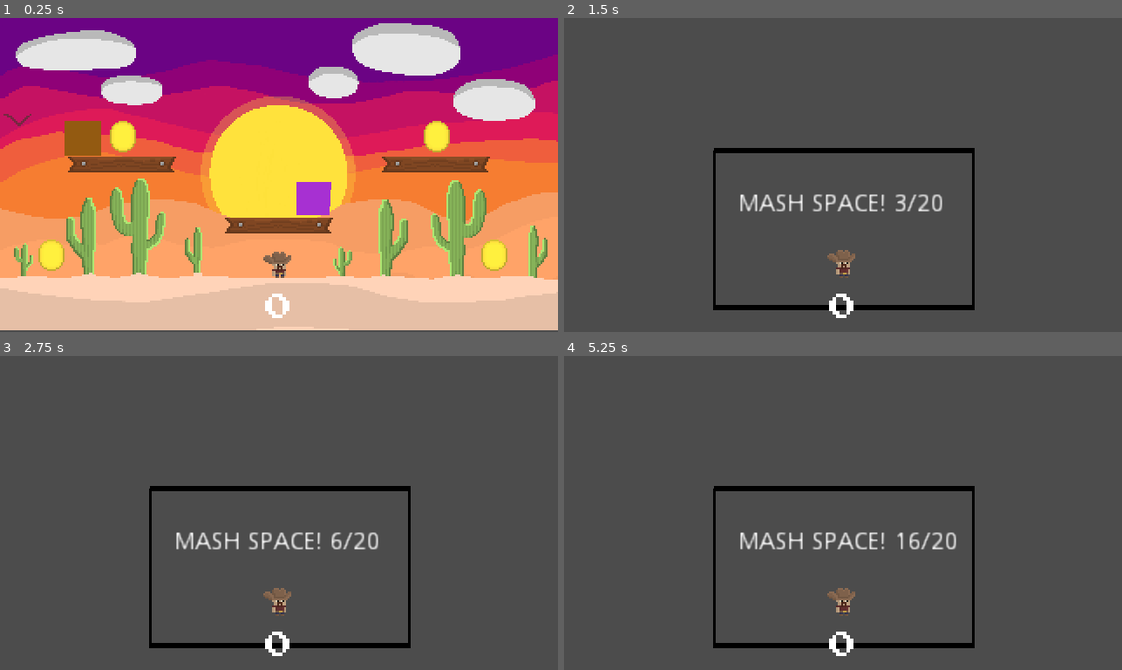
Above: before the commit, frames 1-4 (two rows, left to right).
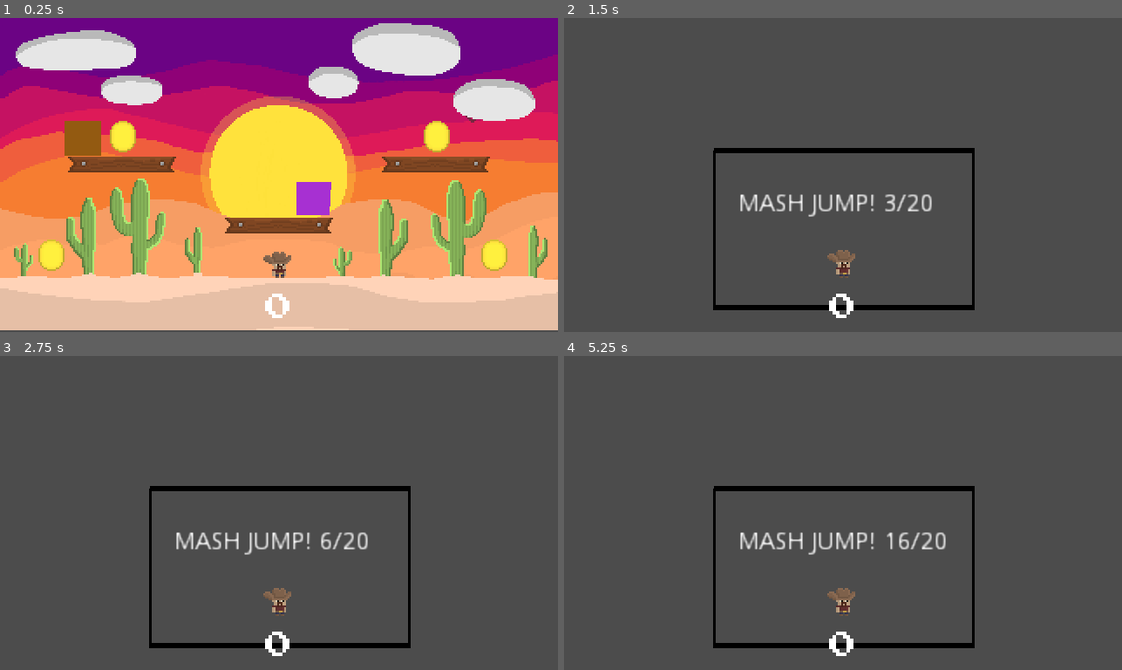
Above: after the commit, the same moments.

Repository: T-ayy-lor/Capstone
Game: Godot game, scene res://Main.tscn
Same seed, same stepped clock (60 frames per second), same inputs: the game is played once before the commit and once after it.
Inputs:
- Up to frame 1 (0.25 s): no input
- Up to frame 2 (1.5 s): hold D (move_right) from 0.53 s (still down); tap Space (jump) at 0.6, 0.77, 1.07, 1.35 s
- Up to frame 3 (2.75 s): tap Space (jump) at 1.52, 1.82, 2.1 s; release D (move_right) at 2.03 s; hold A (move_left) from 2.03 s (still down)
- Up to frame 4 (5.25 s): release A (move_left) at 2.78 s; hold D (move_right) 2.78-4.28 s; tap Space (jump) at 2.85, 3.02, 3.32, 3.6, 3.77, 4.07, 4.35, 4.52, 4.82, 5.1 s; tap Enter at 3.5 s; hold A (move_left) 4.28-5.03 s; hold D (move_right) from 5.03 s (still down)

The runs differ from the first frame. In frame 1, less than 0.1% of the frame differs, in the area x 0-86%, y 30-35%; in frame 2, 0.8%; in frame 3, 0.8%; in frame 4, 0.9%, in the area x 43-71%, y 56-64%.

Commit message:
Finished Escape via directions

Diff:
--- a/EscapeEvent.gd
+++ b/EscapeEvent.gd
@@ -1,20 +1,112 @@
 extends Node2D
 
+var player = null
+var saved_position: Vector2
+var event_active: bool = false
+var trigger_disabled: bool = false
 
-# Declare member variables here. Examples:
-# var a = 2
-# var b = "text"
+var sequence = []
+var sequence_index: int = 0
+var sequence_length: int = 5
+
+onready var escape_spawn: Position2D = get_node("../EscapeEventSpawn")
+onready var escape_label: Label = $EscapeEventLabel
 
 
-# Called when the node enters the scene tree for the first time.
-func _ready():
-	pass # Replace with function body.
+func _ready() -> void:
+	escape_label.visible = false
+	randomize()
 
 
-# Called every frame. 'delta' is the elapsed time since the previous frame.
-#func _process(delta):
-#	pass
+func _on_Trigger_body_entered(body):
+	if body.name == "Player" and not event_active and not trigger_disabled:
+		player = body
+		saved_position = body.position
+
+		body.position = escape_spawn.position
+		event_active = true
+
+		_generate_sequence()
+		_update_sequence_label()
+
+		escape_label.visible = true
+
+		body.event_mode = true
 
 
-func _on_trigger_body_entered(body):
-	pass # Replace with function body.
+func _check_input(input: String) -> void:
+	if input == sequence[sequence_index]:
+		sequence_index += 1
+
+		if sequence_index >= sequence_length:
+			_complete_event()
+		else:
+			_update_sequence_label()
+	else:
+		_generate_sequence()
+		_update_sequence_label()
+
+
+func _process(_delta: float) -> void:
+	if event_active:
+		if Input.is_action_just_pressed("move_left"):
+			_check_input("left")
+
+		elif Input.is_action_just_pressed("move_right"):
+			_check_input("right")
+
+		elif Input.is_action_just_pressed("jump"):
+			_check_input("jump")
+
+	if trigger_disabled and player != null:
+		if player.position.distance_to(saved_position) > 100:
+			trigger_disabled = false
+			print("Escape trigger re-enabled!")
+
+
+func _complete_event() -> void:
+	event_active = false
+	trigger_disabled = true
+
+	player.position = saved_position
+	player.event_mode = false
+
+	escape_label.visible = false
+
+	get_parent().score += 20
+	get_parent().score_label.text = str(get_parent().score)
+
+	print("Escape event complete!")
+
+
+func _generate_sequence() -> void:
+	sequence.clear()
+
+	var possible_inputs = ["left", "right", "jump"]
+
+	for _i in range(sequence_length):
+		var random_input = possible_inputs[randi() % possible_inputs.size()]
+		sequence.append(random_input)
+
+	sequence_index = 0
+
+
+func _update_sequence_label() -> void:
+	var display_text = "ESCAPE THE QUICKSAND!\n\n"
+
+	for i in range(sequence.size()):
+		var input_name = sequence[i].to_upper()
+
+		if i == sequence_index:
+			display_text += "[ " + input_name + " ]"
+
+		elif i < sequence_index:
+			display_text += "✓ " + input_name
+
+		else:
+			display_text += input_name
+
+		if i < sequence.size() - 1:
+			display_text += "  →  "
+
+	escape_label.text = display_text
--- a/Main.tscn
+++ b/Main.tscn
@@ -370,6 +370,9 @@
 
 [sub_resource type="RectangleShape2D" id=7]
 
+[sub_resource type="RectangleShape2D" id=10]
+extents = Vector2( 100, 100 )
+
 [sub_resource type="RectangleShape2D" id=9]
 
 [node name="Main" type="Node2D"]
@@ -473,7 +476,7 @@
 position = Vector2( 0, -90 )
 z_index = -75
 frames = SubResource( 6 )
-frame = 14
+frame = 274
 playing = true
 
 [node name="MashButtonEvent" type="Node2D" parent="."]
@@ -512,22 +515,34 @@
 width = 5.0
 default_color = Color( 0, 0, 0, 1 )
 
+[node name="CollisionShape2D" type="CollisionShape2D" parent="MashButtonDimensionArea"]
+position = Vector2( 0, -150 )
+shape = SubResource( 10 )
+
 [node name="EscapeEvent" type="Node2D" parent="."]
 script = ExtResource( 344 )
 
-[node name="trigger" type="Area2D" parent="EscapeEvent"]
-
-[node name="CollisionShape2D" type="CollisionShape2D" parent="EscapeEvent/trigger"]
+[node name="Trigger" type="Area2D" parent="EscapeEvent"]
+
+[node name="CollisionShape2D" type="CollisionShape2D" parent="EscapeEvent/Trigger"]
 position = Vector2( -112, -110 )
 shape = SubResource( 9 )
 
-[node name="Polygon2D" type="Polygon2D" parent="EscapeEvent/trigger"]
+[node name="Polygon2D" type="Polygon2D" parent="EscapeEvent/Trigger"]
 color = Color( 0.576471, 0.352941, 0.0666667, 1 )
 polygon = PoolVector2Array( -123, -120, -102, -120, -102, -100, -123, -100 )
 
+[node name="EscapeEventLabel" type="Label" parent="EscapeEvent"]
+margin_left = 3150.0
+margin_top = -250.0
+margin_right = 3850.0
+margin_bottom = -150.0
+rect_scale = Vector2( 1.00188, 1 )
+align = 1
+valign = 1
+
 [node name="EscapeEventSpawn" type="Position2D" parent="."]
 position = Vector2( 3500, -150 )
 
 [connection signal="body_entered" from="MashButtonEvent/Trigger" to="MashButtonEvent" method="_on_Trigger_body_entered"]
-[connection signal="body_shape_entered" from="MashButtonDimensionArea" to="MashButtonEvent" method="_on_DimensionArea_body_shape_entered"]
-[connection signal="body_entered" from="EscapeEvent/trigger" to="EscapeEvent" method="_on_trigger_body_entered"]
+[connection signal="body_entered" from="EscapeEvent/Trigger" to="EscapeEvent" method="_on_Trigger_body_entered"]
--- a/MashButtonEvent.gd
+++ b/MashButtonEvent.gd
@@ -27,7 +27,7 @@
 
 		body.event_mode = true
 
-		mash_label.text = "MASH SPACE! " + str(jump_count) + "/20"
+		mash_label.text = "MASH JUMP! " + str(jump_count) + "/20"
 		mash_label.visible = true
 
 
@@ -36,7 +36,7 @@
 		if Input.is_action_just_pressed("jump"):
 			jump_count += 1
 
-			mash_label.text = "MASH SPACE! " + str(jump_count) + "/20"
+			mash_label.text = "MASH JUMP! " + str(jump_count) + "/20"
 
 			print("Jump presses: ", jump_count)
 
--- a/project.godot
+++ b/project.godot
@@ -56,16 +56,19 @@
 move_left={
 "deadzone": 0.5,
 "events": [ Object(InputEventKey,"resource_local_to_scene":false,"resource_name":"","device":0,"alt":false,"shift":false,"control":false,"meta":false,"command":false,"pressed":false,"scancode":65,"physical_scancode":0,"unicode":0,"echo":false,"script":null)
+, Object(InputEventJoypadMotion,"resource_local_to_scene":false,"resource_name":"","device":0,"axis":0,"axis_value":-1.0,"script":null)
  ]
 }
 move_right={
 "deadzone": 0.5,
 "events": [ Object(InputEventKey,"resource_local_to_scene":false,"resource_name":"","device":0,"alt":false,"shift":false,"control":false,"meta":false,"command":false,"pressed":false,"scancode":68,"physical_scancode":0,"unicode":0,"echo":false,"script":null)
+, Object(InputEventJoypadMotion,"resource_local_to_scene":false,"resource_name":"","device":0,"axis":0,"axis_value":1.0,"script":null)
  ]
 }
 jump={
 "deadzone": 0.5,
 "events": [ Object(InputEventKey,"resource_local_to_scene":false,"resource_name":"","device":0,"alt":false,"shift":false,"control":false,"meta":false,"command":false,"pressed":false,"scancode":32,"physical_scancode":0,"unicode":0,"echo":false,"script":null)
+, Object(InputEventJoypadButton,"resource_local_to_scene":false,"resource_name":"","device":0,"button_index":0,"pressure":0.0,"pressed":false,"script":null)
  ]
 }
 
Not shown: 1 places in Main.tscn that only renumber resources
